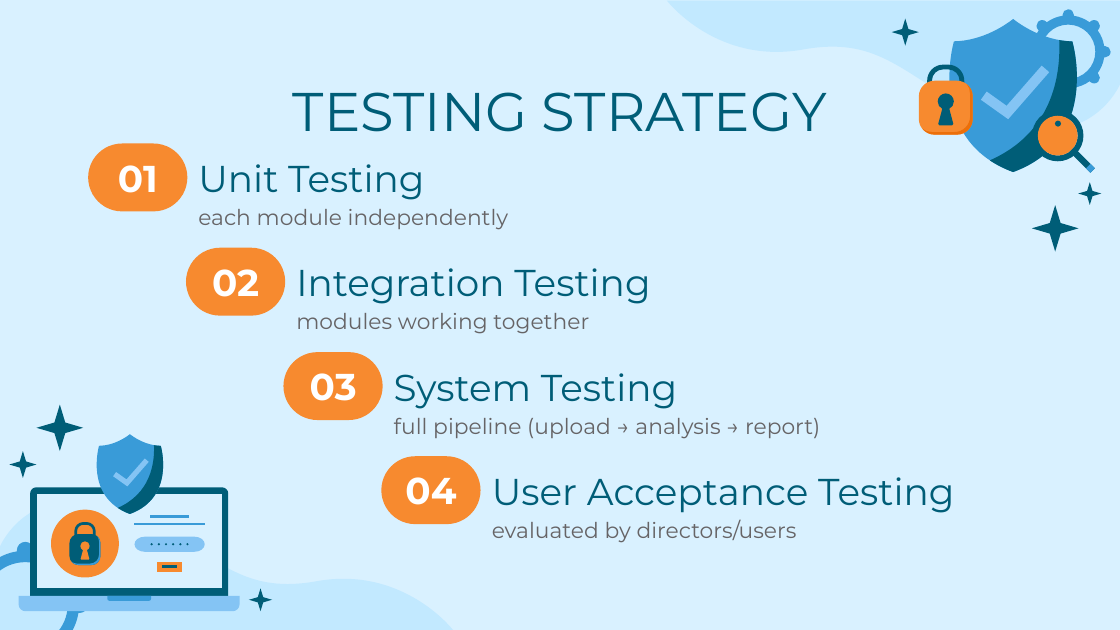
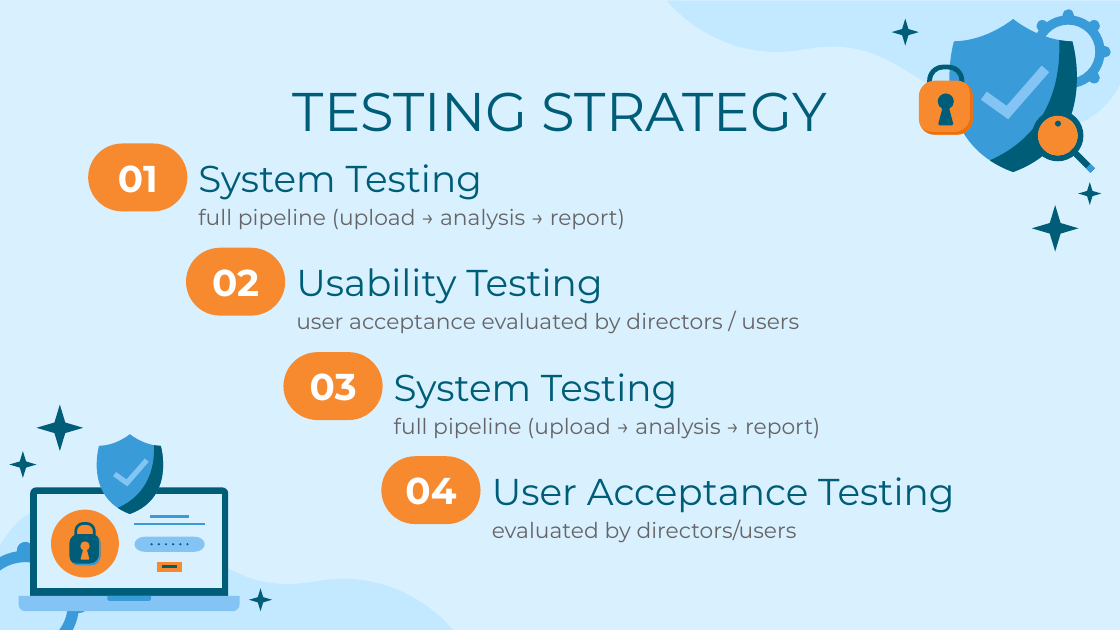
Before and after one commit to MiraPhilip12/Graduation_Project_ESLSCA, a slide deck: slide 3 of Milestone 5/Testing and Evaluation.pptx (slide 2 before the commit). Drawn at 1120x630 pixels with LibreOffice and Linux fonts; fonts in the diff are those of the drawing. Boxes give left, top, right and bottom in pixels: in the first picture for what was removed or moved away, otherwise in the second. Text is boxed around its words. In the diff, an @@ line names an element or a change of style, - is before the commit and + after.

```diff
--- a/Milestone 5/Testing and Evaluation.pptx
+++ b/Milestone 5/Testing and Evaluation.pptx
@@ title at [198, 164, 482, 200]: text changed @@
-Unit Testing
+System Testing
@@ subtitle at [198, 209, 625, 230]: text changed @@
-each module independently
+full pipeline (upload → analysis → report)
@@ title at [296, 268, 602, 304]: text changed @@
-Integration Testing
+Usability Testing
@@ subtitle at [296, 313, 799, 333]: text changed @@
-modules working together
+user acceptance evaluated by directors / users
```
Also in this commit, not shown: 21 slides added, 1 slide removed, 3 other files.
